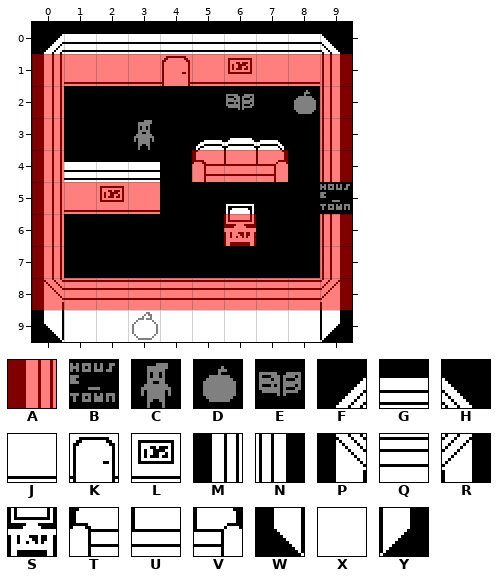
Tiled map -- assets/data/maps/house.tmx. The picture above is the old version.
Cells are 16x16 px. Shown: x 0..9, y 0..9.
Key: from "tiles": A 1, B 2, C 16, D 17, E 19, F 32, G 33, H 34, J 35, K 36, L 37, M 48, N 50, P 64, Q 65, R 66, S 67, T 68, U 69, V 70, W 80, X 81, Y 82.
_ is an empty cell.
Layers that did not change in this view are not listed.
Layer "Capa de Patrones 1" before, first column x 0:
 0 FGGGGGGGGH
 1 MJJJKJLJJN
 2 M________N
 3 M________N
 4 M____TUV_N
 5 MJLJ______
 6 M_____S__N
 7 M________N
 8 PQQQQQQQQR
 9 WXXXXXXXXY
Layer "Capa de patrones 4" before, first column x 0:
 0 __________
 1 AAAAAAAAAA
 2 A_____E_DA
 3 A__C_____A
 4 A____AAA_A
 5 AAAA_____B
 6 A_____A__A
 7 A________A
 8 AAAAAAAAAA
 9 ___D______
After the commit:
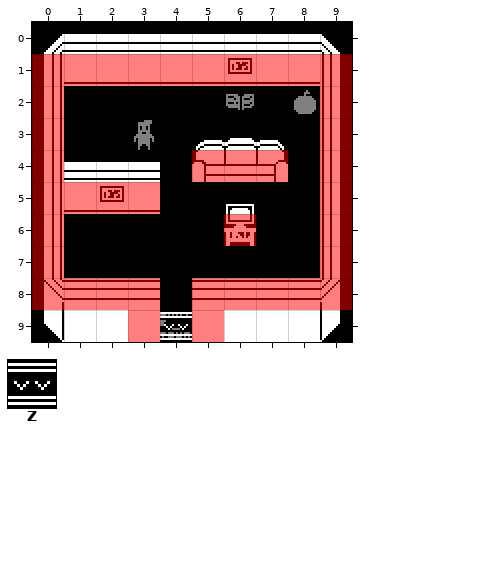
Further tiles: from "tiles": Z 83.
See-through tiles are keyed as they look on the map.
Difference:
Layer "Capa de Patrones 1":
y 1: x 4 K -> J
y 5: x 9 _ -> N
y 8: x 4 Q -> _
y 9: x 4 X -> Z
Layer "Capa de patrones 4":
y 5: x 9 B -> A
y 8: x 4 A -> _
y 9: x 3..5 D__ -> ABA
Boxes around the changes in both pictures, in picture pixels (x1, y1, x2, y2):
changed: (162, 56, 190, 86)
changed: (320, 182, 352, 214)
changed: (128, 278, 224, 342)
